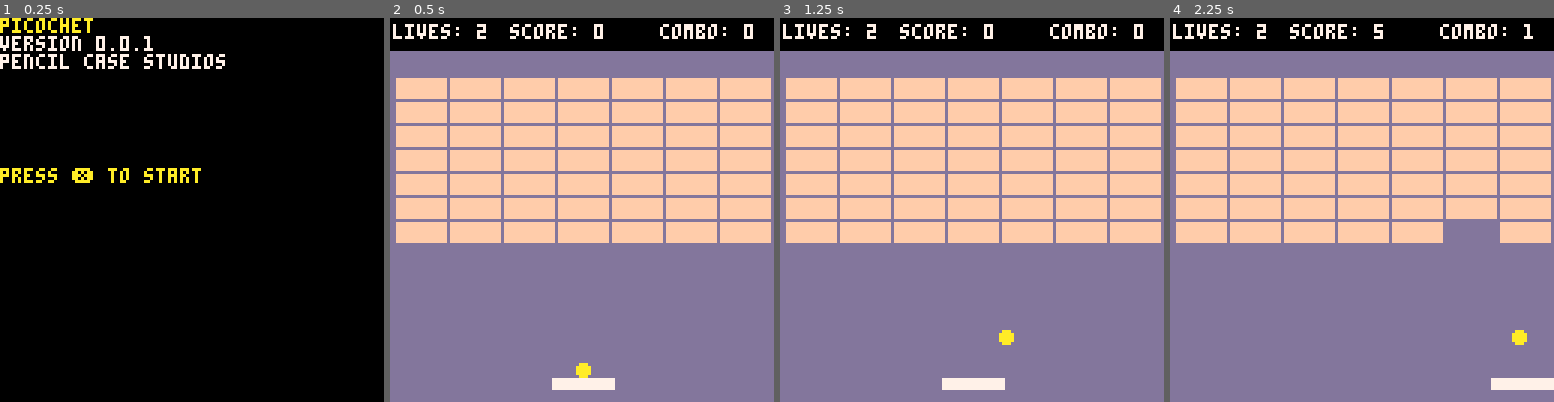
Above: before the commit, frames 1-4 (left to right).
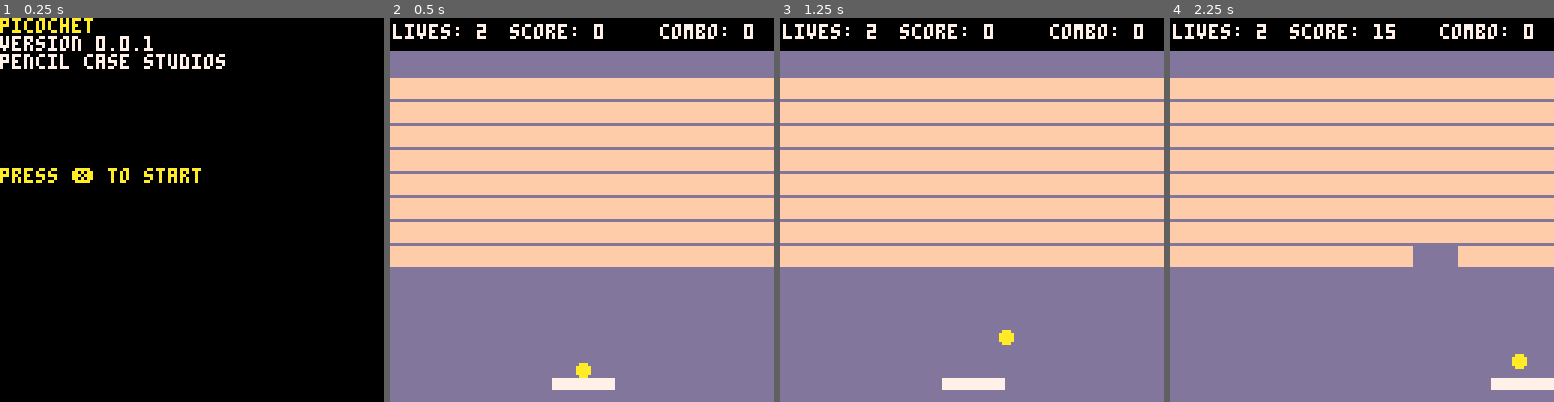
Above: after the commit, the same moments.

Repository: pencilcasestudios/picochet
Game: PICO-8 cartridge picochet.p8
The game is run twice, just before and just after one commit, with the same random seed, the same clock (stepped at 60 frames per second) and the same inputs.
Inputs:
- Up to frame 1 (0.25 s): no input
- Up to frame 2 (0.5 s): tap X (X key) at 0.33 s
- Up to frame 3 (1.25 s): tap X (X key) at 1.07 s
- Up to frame 4 (2.25 s): hold Right 1.6-2.1 s; tap X (X key) at 1.85 s

Frame 1 is identical in both runs. In frame 2, 8.2% of the frame differs, in the area x 0-100%, y 15-65%; in frame 3, 8.2%; in frame 4, 8.7%, in the area x 0-100%, y 1-92%.

Commit message:
Create 8 contiguous bricks per row

Diff:
--- a/picochet.p8
+++ b/picochet.p8
@@ -90,7 +90,8 @@
 	combo_hit = 0
 
 	-- bricks
-	total_bricks = 49
+	total_bricks = 64
+	bricks_per_row = 8
 	brick_width = 16
 	brick_height = 6
 
@@ -108,11 +109,11 @@
 	for i = 1, total_bricks do
 		add(
 			brick_x,
-			(2 + ((i - 1) % 7) * (brick_width + 2))
+			((i - 1) % bricks_per_row) * brick_width
 		)
 		add(
 			brick_y,
-			20 + flr((i - 1) / 7) * (brick_height + 2)
+			20 + flr((i - 1) / 8) * (brick_height + 2)
 		)
 		add(is_brick_visible, true)
 	end
